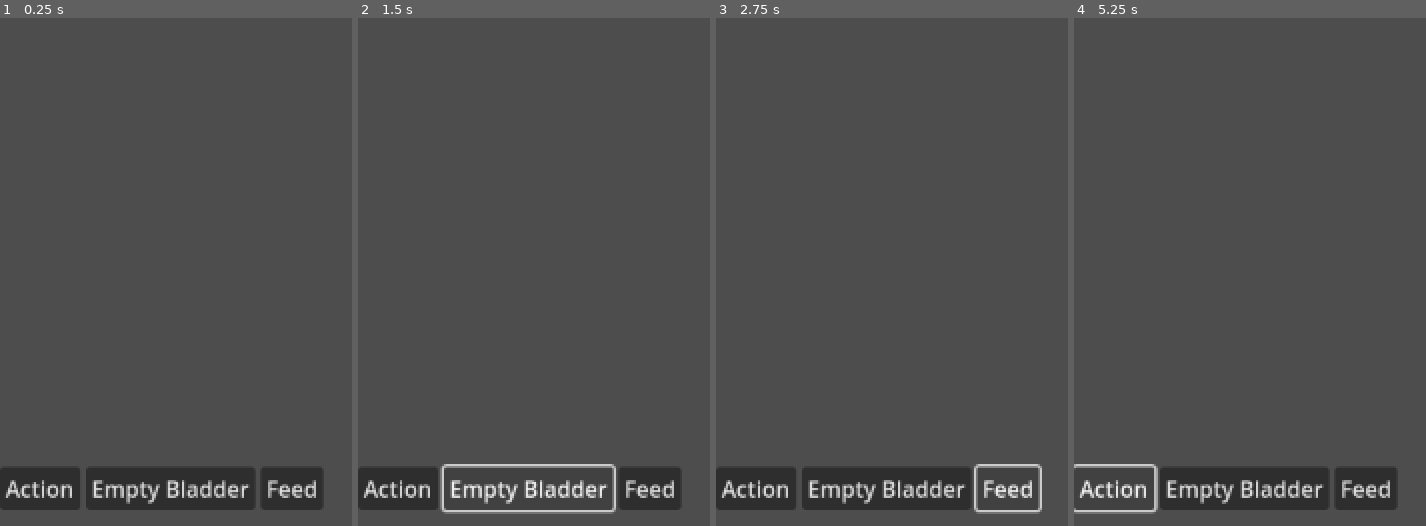
Above: before the commit, frames 1-4 (left to right).
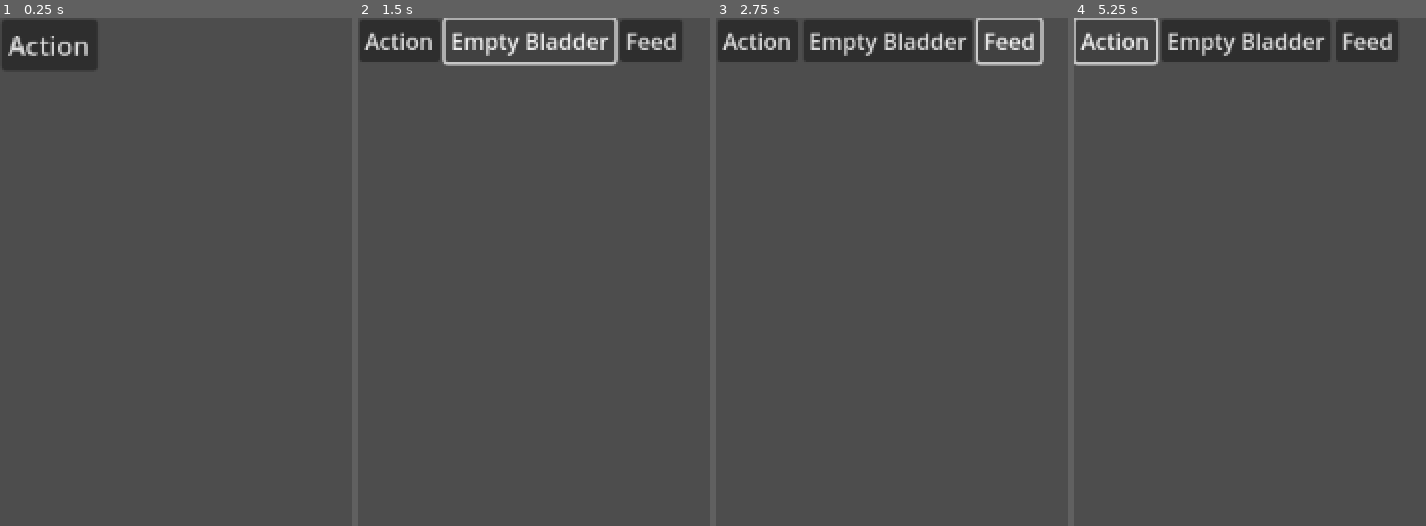
Above: after the commit, the same moments.

Repository: rd124p7/ScaleJam_2023
Game: Godot game, scene res://Scenes/Monkey/MonkeyGui/monkey_gui.tscn
The game is run twice, just before and just after one commit, with the same random seed, the same clock (stepped at 60 frames per second) and the same inputs. The project has no main scene, so this scene is started directly.
Inputs:
- Up to frame 1 (0.25 s): no input
- Up to frame 2 (1.5 s): click "Action" at 0.5 s; click "Empty Bladder" at 1.25 s
- Up to frame 3 (2.75 s): click "Feed" at 2 s
- Up to frame 4 (5.25 s): click "Action" at 2.75 s; click "Empty Bladder" at 3.5 s; click "Feed" at 4.25 s; click "Action" at 5 s

The runs differ from the first frame. In frame 1, 9.1% of the frame differs, in the area x 0-92%, y 0-97%; in frame 2, 9.4%; in frame 3, 12%, in the area x 0-94%, y 0-98%; in frame 4, 11%.

Commit message:
Added Monkey Menu Animation

Diff:
--- a/game/Scenes/Monkey/MonkeyGui/monkey_gui.gd
+++ b/game/Scenes/Monkey/MonkeyGui/monkey_gui.gd
@@ -1,4 +1,20 @@
 extends Control
+
+# Function Name: _ready
+# Description:
+# 	Set all of the buttons scale to 0
+func _ready():
+	for button_node in self.get_children():
+		button_node.scale = Vector2(0, 0)
+
+
+
+# Function Name: _on_tree_entered
+# Description:
+#	When the object is created start to animate the buttons
+func _on_tree_entered():
+	animate_buttons()
+
 
 
 # Function Name: _on_tree_exited
@@ -6,3 +22,24 @@
 # 	When the node is removed from the tree, free the object from memory
 func _on_tree_exited():
 	self.queue_free()
+
+
+
+# Function Name: animate_buttons
+# Description:
+#	Animates the buttons, the buttons will grow then shrink one by one
+func animate_buttons():
+	if self:
+		var button_tween = get_tree().create_tween().bind_node(self).set_trans(Tween.TRANS_BOUNCE)
+
+		# Action Button Animation
+		button_tween.tween_property($ActionButton, "scale", Vector2(1.4, 1.4), 0.2)
+		button_tween.chain().tween_property($ActionButton, "scale", Vector2(1.0, 1.0), 0.1)
+
+		# Bladder Button Animation
+		button_tween.chain().tween_property($BladderButton, "scale", Vector2(1.4, 1.4), 0.2)
+		button_tween.chain().tween_property($BladderButton, "scale", Vector2(1.0, 1.0), 0.1)
+
+		# Feed Button Animation
+		button_tween.chain().tween_property($FeedButton, "scale", Vector2(1.4, 1.4), 0.2)
+		button_tween.chain().tween_property($FeedButton, "scale", Vector2(1.0, 1.0), 0.1)
--- a/game/Scenes/Monkey/MonkeyGui/monkey_gui.tscn
+++ b/game/Scenes/Monkey/MonkeyGui/monkey_gui.tscn
@@ -5,30 +5,36 @@
 [node name="MonkeyGUI" type="Control"]
 layout_mode = 3
 anchors_preset = 0
-offset_top = 324.0
-offset_right = 1152.0
-offset_bottom = 324.0
-grow_horizontal = 2
-grow_vertical = 2
+offset_left = 117.0
+offset_top = 16.0
+offset_right = 117.0
+offset_bottom = 16.0
 script = ExtResource("1_ra2m2")
 
-[node name="HBoxContainer" type="HBoxContainer" parent="."]
-layout_mode = 0
-offset_right = 233.0
-offset_bottom = 31.0
-metadata/_edit_use_anchors_ = true
-
-[node name="ActionButton" type="Button" parent="HBoxContainer"]
+[node name="ActionButton" type="Button" parent="."]
 layout_mode = 2
+offset_left = -116.5
+offset_top = -15.5
+offset_right = -58.5
+offset_bottom = 15.5
 text = "Action"
 
-[node name="BladderButton" type="Button" parent="HBoxContainer"]
+[node name="BladderButton" type="Button" parent="."]
 layout_mode = 2
+offset_left = -54.5
+offset_top = -15.5
+offset_right = 67.5
+offset_bottom = 15.5
 text = "Empty Bladder"
 
-[node name="FeedButton" type="Button" parent="HBoxContainer"]
+[node name="FeedButton" type="Button" parent="."]
 layout_mode = 2
+offset_left = 71.5
+offset_top = -15.5
+offset_right = 116.5
+offset_bottom = 15.5
 text = "Feed
 "
 
+[connection signal="tree_entered" from="." to="." method="_on_tree_entered"]
 [connection signal="tree_exited" from="." to="." method="_on_tree_exited"]
--- a/game/Scenes/Monkey/monkey.gd
+++ b/game/Scenes/Monkey/monkey.gd
@@ -1,9 +1,8 @@
-extends Node2D
+extends CharacterBody2D
 
 
 # Load Scenes
 var monkey_gui_scene: PackedScene = preload("res://Scenes/Monkey/MonkeyGui/monkey_gui.tscn")
-
 
 
 # Monkey States
@@ -23,12 +22,12 @@
 func _process(_delta):
 	handle_menu_mouse_click()
 
-func _on_mouse_collision_mouse_entered():
+
+func _on_mouse_entered():
 	is_monkey_selected = true
 
-func _on_mouse_collision_mouse_exited():
+func _on_mouse_exited():
 	is_monkey_selected = false
-
 
 
 # Function Name: handle_mouse_click
--- a/game/Scenes/Monkey/monkey.tscn
+++ b/game/Scenes/Monkey/monkey.tscn
@@ -4,22 +4,22 @@
 [ext_resource type="Texture2D" uid="uid://chra1pxctx3vh" path="res://assets/Person_1.png" id="1_ccr4d"]
 [ext_resource type="Script" path="res://Scenes/Monkey/StateController.gd" id="2_80kim"]
 
-[node name="Monkey" type="Node2D"]
+[node name="Monkey" type="CharacterBody2D"]
+input_pickable = true
 script = ExtResource("1_1pdyh")
+
+[node name="CollisionPolygon2D" type="CollisionPolygon2D" parent="."]
+visible = false
+polygon = PackedVector2Array(-12, -48, -24, -35, -30, 7, -30, 24, -17, 49, 12, 49, 24, 25, 24, 6, 18, -36, 6, -48)
 
 [node name="StateController" type="Node" parent="."]
 script = ExtResource("2_80kim")
 
-[node name="Sprite2D" type="Sprite2D" parent="."]
+[node name="MonkeySprite" type="Sprite2D" parent="."]
 scale = Vector2(6, 6)
 texture = ExtResource("1_ccr4d")
 
 [node name="MenuLocation" type="Marker2D" parent="."]
 
-[node name="MouseCollision" type="Area2D" parent="."]
-
-[node name="CollisionPolygon2D" type="CollisionPolygon2D" parent="MouseCollision"]
-polygon = PackedVector2Array(-12, -47, -24, -35, -24, -25, -30, 7, -30, 23, -18, 31, -18, 48, -12, 48, 6, 48, 12, 48, 12, 31, 24, 24, 24, 6, 18, -24, 18, -36, 5, -48)
-
-[connection signal="mouse_entered" from="MouseCollision" to="." method="_on_mouse_collision_mouse_entered"]
-[connection signal="mouse_exited" from="MouseCollision" to="." method="_on_mouse_collision_mouse_exited"]
+[connection signal="mouse_entered" from="." to="." method="_on_mouse_entered"]
+[connection signal="mouse_exited" from="." to="." method="_on_mouse_exited"]
--- a/game/test_node.tscn
+++ b/game/test_node.tscn
@@ -6,3 +6,4 @@
 
 [node name="Monkey" parent="." instance=ExtResource("1_nskbb")]
 position = Vector2(165, 238)
+collision_layer = 3
